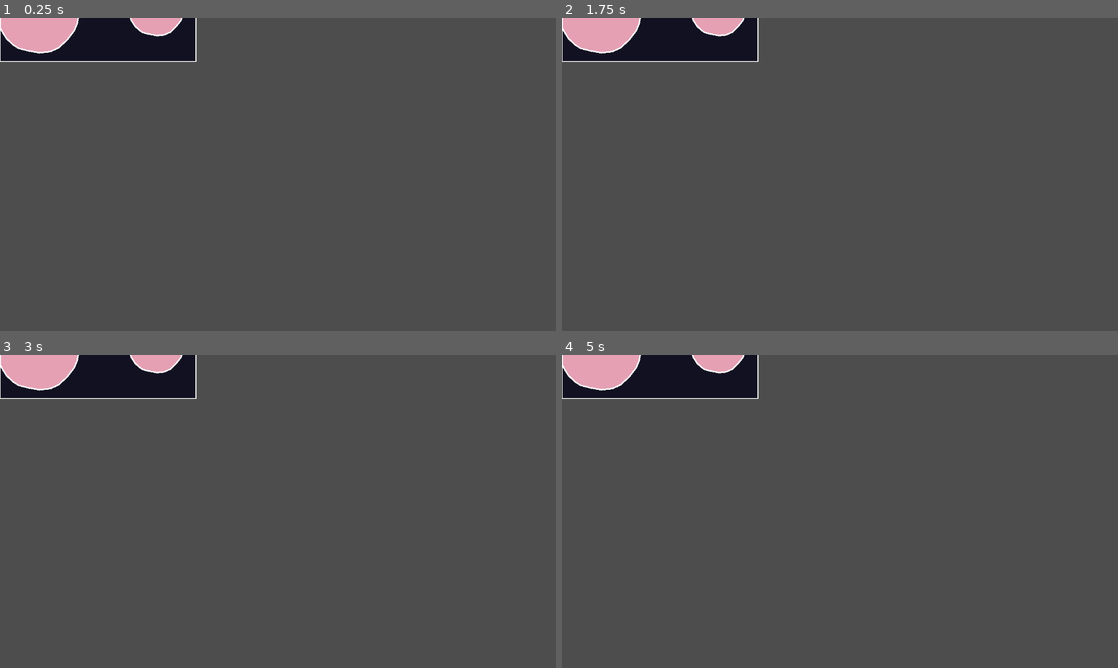
Above: before the commit, frames 1-4 (two rows, left to right).
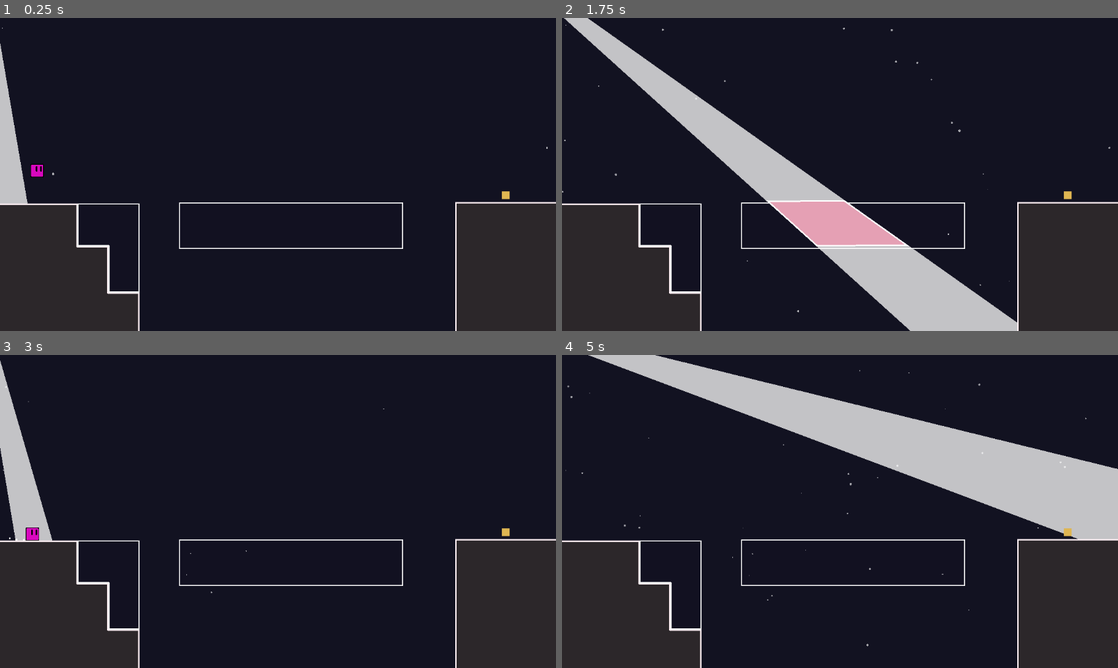
Above: after the commit, the same moments.

Repository: WeDoThingsHere/Godot-Jam-June-2025
Game: Godot game, scene res://scenes/Levels/003_LevelThree.tscn
Two runs of this game, one before a commit and one after it. Both use one fixed random seed, a clock stepped at 60 frames per second and the inputs below. This scene is started directly instead of the project's main scene.
Inputs:
- Up to frame 1 (0.25 s): no input
- Up to frame 2 (1.75 s): tap Enter (ui_accept) at 0.5 s; hold D (move_right) from 0.53 s (still down); tap Space (jump) at 0.77, 1.52 s
- Up to frame 3 (3 s): release D (move_right) at 2.03 s; hold A (move_left) 2.03-2.78 s; hold D (move_right) from 2.78 s (still down)
- Up to frame 4 (5 s): tap Space (jump) at 3.02, 3.77, 4.52 s; release D (move_right) at 4.28 s; hold A (move_left) from 4.28 s (still down)

The runs differ from the first frame. In frame 1, 97% of the frame differs, in the area x 0-100%, y 0-100%; in frame 2, 97%; in frame 3, 97%; in frame 4, 98%.

Commit message:
started working on lvl 3

Diff:
--- a/scenes/Levels/003_LevelThree.tscn
+++ b/scenes/Levels/003_LevelThree.tscn
@@ -6,51 +6,56 @@
 [ext_resource type="PackedScene" uid="uid://nhxnwxvg7tii" path="res://scenes/Prefabs/Player.tscn" id="4_2y5ga"]
 [ext_resource type="PackedScene" uid="uid://bytetusxvp5dp" path="res://scenes/killzone.tscn" id="5_ixxyy"]
 [ext_resource type="PackedScene" uid="uid://da0vb48bj51jb" path="res://scenes/Prefabs/Goal.tscn" id="6_1dhsq"]
+[ext_resource type="PackedScene" uid="uid://bhfabwws43023" path="res://scenes/dust_spawner.tscn" id="6_tb5yy"]
+[ext_resource type="PackedScene" path="res://scenes/true_platform.tscn" id="7_jglaw"]
 
-[sub_resource type="Animation" id="Animation_fsjfv"]
+[sub_resource type="Animation" id="Animation_53cjc"]
+resource_name = "TRILTING"
+length = 6.0
+loop_mode = 1
+tracks/0/type = "value"
+tracks/0/imported = false
+tracks/0/enabled = true
+tracks/0/path = NodePath(".:rotation")
+tracks/0/interp = 1
+tracks/0/loop_wrap = true
+tracks/0/keys = {
+"times": PackedFloat32Array(0, 1.5, 3, 4.5, 6),
+"transitions": PackedFloat32Array(1, 1, 1, 1, 1),
+"update": 0,
+"values": [0.0, -1.5708, -3.14159, -4.71239, -6.28319]
+}
+
+[sub_resource type="Animation" id="Animation_lksnt"]
 length = 0.001
 tracks/0/type = "value"
 tracks/0/imported = false
 tracks/0/enabled = true
-tracks/0/path = NodePath(".:position")
+tracks/0/path = NodePath(".:rotation")
 tracks/0/interp = 1
 tracks/0/loop_wrap = true
 tracks/0/keys = {
 "times": PackedFloat32Array(0),
 "transitions": PackedFloat32Array(1),
 "update": 0,
-"values": [Vector2(97, -147)]
+"values": [0.0]
 }
 
-[sub_resource type="Animation" id="Animation_6jvd8"]
-resource_name = "platform_move"
-length = 2.0
-loop_mode = 1
-tracks/0/type = "value"
-tracks/0/imported = false
-tracks/0/enabled = true
-tracks/0/path = NodePath(".:position")
-tracks/0/interp = 2
-tracks/0/loop_wrap = true
-tracks/0/keys = {
-"times": PackedFloat32Array(0, 1, 2),
-"transitions": PackedFloat32Array(1, 1, 1),
-"update": 0,
-"values": [Vector2(97, -147), Vector2(288, -152), Vector2(97, -147)]
+[sub_resource type="AnimationLibrary" id="AnimationLibrary_jybrk"]
+_data = {
+&"RESET": SubResource("Animation_lksnt"),
+&"TRILTING": SubResource("Animation_53cjc")
 }
-
-[sub_resource type="AnimationLibrary" id="AnimationLibrary_urr3w"]
-_data = {
-&"RESET": SubResource("Animation_fsjfv"),
-&"platform_move": SubResource("Animation_6jvd8")
-}
-
-[sub_resource type="WorldBoundaryShape2D" id="WorldBoundaryShape2D_urr3w"]
 
 [sub_resource type="Gradient" id="Gradient_fsjfv"]
 
 [sub_resource type="GradientTexture2D" id="GradientTexture2D_urr3w"]
 gradient = SubResource("Gradient_fsjfv")
+
+[sub_resource type="WorldBoundaryShape2D" id="WorldBoundaryShape2D_hkq2j"]
+normal = Vector2(0.999884, -0.0152654)
+
+[sub_resource type="WorldBoundaryShape2D" id="WorldBoundaryShape2D_urr3w"]
 
 [node name="Level Three" type="Node2D"]
 
@@ -59,75 +64,61 @@
 [node name="Platforms" type="Node2D" parent="."]
 
 [node name="PlatformBox" parent="Platforms" instance=ExtResource("2_r1e1t")]
-position = Vector2(108, 10)
+position = Vector2(96, 73)
 
 [node name="PlatformArea" parent="Platforms/PlatformBox" index="0"]
 position = Vector2(59, 57)
 
 [node name="Bounds" parent="Platforms/PlatformBox/PlatformArea" index="0"]
-polygon = PackedVector2Array(-168, -72, 240, -72, 240, 24, -168, 24)
+polygon = PackedVector2Array(-360, -72, 104, -72, 104, 24, -360, 24)
 uv = PackedVector2Array(-168, -72, 240, -72, 240, 24, -168, 24)
 
-[node name="PlatformBox3" parent="Platforms" instance=ExtResource("2_r1e1t")]
-position = Vector2(400, -109)
-
-[node name="PlatformArea" parent="Platforms/PlatformBox3" index="0"]
-position = Vector2(59, 57)
-
-[node name="Bounds" parent="Platforms/PlatformBox3/PlatformArea" index="0"]
-polygon = PackedVector2Array(-200, -72, -64, -72, -64, -24, -200, -24)
-uv = PackedVector2Array(-200, -72, -64, -72, -64, -24, -200, -24)
-
 [node name="PlatformBox2" parent="Platforms" instance=ExtResource("2_r1e1t")]
-position = Vector2(97, -147)
+position = Vector2(-106, 147)
 
 [node name="PlatformArea" parent="Platforms/PlatformBox2" index="0"]
 position = Vector2(59, 57)
 
 [node name="Bounds" parent="Platforms/PlatformBox2/PlatformArea" index="0"]
-polygon = PackedVector2Array(-136, -48, -8, -48, -8, -8, -136, -8)
-uv = PackedVector2Array(-136, -48, -8, -48, -32, -8, -136, -8)
-
-[node name="AnimationPlayer" type="AnimationPlayer" parent="Platforms/PlatformBox2"]
-libraries = {
-&"": SubResource("AnimationLibrary_urr3w")
-}
-autoplay = "platform_move"
+polygon = PackedVector2Array(-240, 40, -240, -144, -368, -144, -368, -56, -304, -56, -304, 40)
+uv = PackedVector2Array(-240, 24, -240, -96, -368, -96, -368, -32, -296, -32, -296, 24)
 
 [node name="Lights" type="Node2D" parent="."]
+position = Vector2(-67, -263)
 
-[node name="Light1" parent="Lights" instance=ExtResource("3_115sl")]
-position = Vector2(136, -12)
+[node name="TiltingLight" parent="Lights" instance=ExtResource("3_115sl")]
+position = Vector2(-533, -106)
 
-[node name="Polygon2D" parent="Lights/Light1/LitArea" index="1"]
-modulate = Color(1, 1, 1, 0.27451)
-polygon = PackedVector2Array(-140.033, -27.8162, -130.946, -50.5354, -120.79, -60.5775, -108.067, -69.6652, -88.0742, -79.6616, -64.446, -83.2967, -45.3619, -82.388, -18.0988, -75.1178, 2.80305, -61.4862, 13.7082, -48.7634, 22.2247, -32.3402, 28.0078, -10.8602, 29.0497, 5.62675, 25.3629, 23.9838, 19.2022, 39.0694, 4.73879, 57.8186, -13.0179, 74.594, -31.3319, 83.0555, -54.4642, 85.534, -77.5966, 81.4033, -98.112, 76.2463, -109.678, 68.8109, -123.723, 55.5924, -134.463, 38.2432, -139.42, 25.8509, -143.669, 13.0786, -143.669, -4.18807)
-uv = PackedVector2Array(-128, -16, -120, -40, -112, -48, -104, -48, -88, -56, -64, -72, -56, -72, -40, -64, -32, -64, -24, -56, -16, -48, -16, -40, 0, -8, 0, 16, -8, 24, -16, 40, -24, 56, -40, 56, -48, 56, -64, 56, -72, 56, -88, 56, -104, 32, -112, 24, -120, 16, -120, 8, -120, 0)
+[node name="Polygon2D" parent="Lights/TiltingLight/LitArea" index="1"]
+modulate = Color(1, 1, 1, 0.745098)
+polygon = PackedVector2Array(-14.5551, -3.9146, 7.59131, -3.99697, 72.6787, 1698.34, -150.191, 1698.34)
+uv = PackedVector2Array(-12.2161, -3.31395, 7.59131, -3.99697, 72.6787, 1698.34, -150.191, 1698.34)
 
-[node name="Light2" parent="Lights" instance=ExtResource("3_115sl")]
-position = Vector2(382, -21)
+[node name="AnimationPlayer" type="AnimationPlayer" parent="Lights/TiltingLight"]
+libraries = {
+&"": SubResource("AnimationLibrary_jybrk")
+}
+autoplay = "TRILTING"
+speed_scale = 0.5
 
-[node name="Polygon2D" parent="Lights/Light2/LitArea" index="1"]
-modulate = Color(1, 1, 1, 0.27451)
-polygon = PackedVector2Array(-114.916, -18.5103, -108.707, -34.0333, -101.768, -40.8946, -93.0751, -47.1038, -79.4148, -53.9339, -63.2708, -56.4176, -50.2315, -55.7967, -31.6039, -50.8293, -17.3226, -41.5155, -9.87163, -32.8226, -4.05266, -21.6014, -0.101332, -6.92506, 0.610497, 4.33969, -1.90847, 16.8822, -6.11785, 27.1895, -16, 40, -28.1323, 51.4618, -40.6454, 57.2432, -56.4507, 58.9366, -72.256, 56.1143, -86.2732, 52.5908, -94.1758, 47.5105, -103.772, 38.4789, -111.11, 26.625, -114.497, 18.1579, -117.4, 9.43119, -117.4, -2.36632)
-uv = PackedVector2Array(-128, -16, -120, -40, -112, -48, -104, -48, -88, -56, -64, -72, -56, -72, -40, -64, -32, -64, -24, -56, -16, -48, -16, -40, 0, -8, 0, 16, -8, 24, -16, 40, -24, 56, -40, 56, -48, 56, -64, 56, -72, 56, -88, 56, -104, 32, -112, 24, -120, 16, -120, 8, -120, 0)
+[node name="TiltingLight2" parent="Lights" instance=ExtResource("3_115sl")]
+position = Vector2(689, -106)
+scale = Vector2(-1, -1)
 
-[node name="Light3" parent="Lights" instance=ExtResource("3_115sl")]
-position = Vector2(39, -173)
+[node name="Polygon2D" parent="Lights/TiltingLight2/LitArea" index="1"]
+modulate = Color(1, 1, 1, 0.745098)
+polygon = PackedVector2Array(-14.5551, -3.9146, 7.59131, -3.99697, 72.6787, 1698.34, -150.191, 1698.34)
+uv = PackedVector2Array(-12.2161, -3.31395, 7.59131, -3.99697, 72.6787, 1698.34, -150.191, 1698.34)
 
-[node name="Polygon2D" parent="Lights/Light3/LitArea" index="1"]
-modulate = Color(1, 1, 1, 0.27451)
-polygon = PackedVector2Array(-112, -40, -112, 56, 0, 56, 0, -40)
-uv = PackedVector2Array(-112, -40, -112, 56, 0, 56, 0, -40)
+[node name="AnimationPlayer" type="AnimationPlayer" parent="Lights/TiltingLight2"]
+libraries = {
+&"": SubResource("AnimationLibrary_jybrk")
+}
+autoplay = "TRILTING"
+speed_scale = 0.5
 
-[node name="Player" parent="." instance=ExtResource("4_2y5ga")]
-position = Vector2(71, -73)
-
-[node name="Killzone" parent="." instance=ExtResource("5_ixxyy")]
-position = Vector2(147, 88)
-
-[node name="CollisionShape2D" type="CollisionShape2D" parent="Killzone"]
-shape = SubResource("WorldBoundaryShape2D_urr3w")
+[node name="Player" parent="." groups=["Player"] instance=ExtResource("4_2y5ga")]
+position = Vector2(-499, -65)
 
 [node name="PointLight2D" type="PointLight2D" parent="."]
 visible = false
@@ -136,15 +127,67 @@
 texture = SubResource("GradientTexture2D_urr3w")
 
 [node name="Goal" parent="." instance=ExtResource("6_1dhsq")]
-position = Vector2(438, -17)
+position = Vector2(472, 43)
 Level_To_Unlock = "Level_Two"
 
+[node name="Camera2D" type="Camera2D" parent="."]
+
+[node name="DustSpawner" parent="." instance=ExtResource("6_tb5yy")]
+position = Vector2(2, -11)
+
+[node name="True Platforms" type="Node2D" parent="."]
+z_index = 1
+
+[node name="TruePlatform" parent="True Platforms" instance=ExtResource("7_jglaw")]
+position = Vector2(-311, 140)
+
+[node name="bounds" parent="True Platforms/TruePlatform/StaticBody2D" index="0"]
+polygon = PackedVector2Array(24, 104, -40, 104, -40, 8, -104, 8, -104, -80, -344, -80, -344, 256, 32, 256, 24, 216)
+uv = PackedVector2Array(24, 104, -48, 104, -48, 8, -104, 8, -104, -80, -344, -80, -344, 256, 32, 256, 24, 216)
+
+[node name="TruePlatform2" parent="True Platforms" instance=ExtResource("7_jglaw")]
+position = Vector2(655, 121)
+
+[node name="bounds" parent="True Platforms/TruePlatform2/StaticBody2D" index="0"]
+polygon = PackedVector2Array(-288, -64, 0, -64, 0, 144, 0, 312, -208, 312, -288, 304)
+uv = PackedVector2Array(-264, -64, 0, -64, 0, 144, 0, 312, -208, 312, -272, 312)
+
+[node name="WorldBounds" type="Node2D" parent="."]
+
+[node name="RightBounds" type="StaticBody2D" parent="WorldBounds"]
+position = Vector2(-576, 0)
+collision_mask = 2
+
+[node name="CollisionShape2D" type="CollisionShape2D" parent="WorldBounds/RightBounds"]
+shape = SubResource("WorldBoundaryShape2D_hkq2j")
+
+[node name="LeftBounds" type="StaticBody2D" parent="WorldBounds"]
+position = Vector2(577, 0)
+rotation = 3.14159
+collision_mask = 2
+
+[node name="CollisionShape2D" type="CollisionShape2D" parent="WorldBounds/LeftBounds"]
+shape = SubResource("WorldBoundaryShape2D_hkq2j")
+
+[node name="Killzone" parent="WorldBounds" instance=ExtResource("5_ixxyy")]
+position = Vector2(0, 323)
+
+[node name="CollisionShape2D" type="CollisionShape2D" parent="WorldBounds/Killzone"]
+shape = SubResource("WorldBoundaryShape2D_urr3w")
+
+[node name="Background" type="ColorRect" parent="."]
+z_index = -1
+offset_left = -3249.0
+offset_top = -2256.0
+offset_right = 3379.0
+offset_bottom = 1949.0
+color = Color(0.0705882, 0.0705882, 0.129412, 1)
+
 [editable path="Platforms/PlatformBox"]
-[editable path="Platforms/PlatformBox3"]
 [editable path="Platforms/PlatformBox2"]
-[editable path="Lights/Light1"]
-[editable path="Lights/Light1/LitArea"]
-[editable path="Lights/Light2"]
-[editable path="Lights/Light2/LitArea"]
-[editable path="Lights/Light3"]
-[editable path="Lights/Light3/LitArea"]
+[editable path="Lights/TiltingLight"]
+[editable path="Lights/TiltingLight/LitArea"]
+[editable path="Lights/TiltingLight2"]
+[editable path="Lights/TiltingLight2/LitArea"]
+[editable path="True Platforms/TruePlatform"]
+[editable path="True Platforms/TruePlatform2"]
--- a/scenes/Levels/start_menu.tscn
+++ b/scenes/Levels/start_menu.tscn
@@ -17,6 +17,21 @@
 border_width_bottom = 4
 border_color = Color(0, 0, 0, 1)
 
+[sub_resource type="Animation" id="Animation_tmywb"]
+length = 0.001
+tracks/0/type = "value"
+tracks/0/imported = false
+tracks/0/enabled = true
+tracks/0/path = NodePath(".:position")
+tracks/0/interp = 1
+tracks/0/loop_wrap = true
+tracks/0/keys = {
+"times": PackedFloat32Array(0),
+"transitions": PackedFloat32Array(1),
+"update": 0,
+"values": [Vector2(0, 0)]
+}
+
 [sub_resource type="Animation" id="Animation_wlrfa"]
 resource_name = "movingduh"
 length = 6.0
@@ -34,27 +49,27 @@
 "values": [Vector2(387, 207), Vector2(431.795, 145.125), Vector2(311.605, 190.19), Vector2(413.26, 235.19), Vector2(387, 207)]
 }
 
-[sub_resource type="Animation" id="Animation_tmywb"]
-length = 0.001
-tracks/0/type = "value"
-tracks/0/imported = false
-tracks/0/enabled = true
-tracks/0/path = NodePath(".:position")
-tracks/0/interp = 1
-tracks/0/loop_wrap = true
-tracks/0/keys = {
-"times": PackedFloat32Array(0),
-"transitions": PackedFloat32Array(1),
-"update": 0,
-"values": [Vector2(0, 0)]
-}
-
 [sub_resource type="AnimationLibrary" id="AnimationLibrary_3vial"]
 _data = {
 &"RESET": SubResource("Animation_tmywb"),
 &"movingduh": SubResource("Animation_wlrfa")
 }
 
+[sub_resource type="Animation" id="Animation_ms7f2"]
+length = 0.001
+tracks/0/type = "value"
+tracks/0/imported = false
+tracks/0/enabled = true
+tracks/0/path = NodePath(".:position")
+tracks/0/interp = 1
+tracks/0/loop_wrap = true
+tracks/0/keys = {
+"times": PackedFloat32Array(0),
+"transitions": PackedFloat32Array(1),
+"update": 0,
+"values": [Vector2(330, 173)]
+}
+
 [sub_resource type="Animation" id="Animation_3vial"]
 resource_name = "new_animation"
 length = 6.5
@@ -72,27 +87,27 @@
 "values": [Vector2(330, 173), Vector2(297.02, 217.08), Vector2(380.12, 185.485), Vector2(330, 173)]
 }
 
-[sub_resource type="Animation" id="Animation_ms7f2"]
-length = 0.001
-tracks/0/type = "value"
-tracks/0/imported = false
-tracks/0/enabled = true
-tracks/0/path = NodePath(".:position")
-tracks/0/interp = 1
-tracks/0/loop_wrap = true
-tracks/0/keys = {
-"times": PackedFloat32Array(0),
-"transitions": PackedFloat32Array(1),
-"update": 0,
-"values": [Vector2(330, 173)]
-}
-
 [sub_resource type="AnimationLibrary" id="AnimationLibrary_5e4i3"]
 _data = {
 &"RESET": SubResource("Animation_ms7f2"),
 &"new_animation": SubResource("Animation_3vial")
 }
 
+[sub_resource type="Animation" id="Animation_qbuss"]
+length = 0.001
+tracks/0/type = "value"
+tracks/0/imported = false
+tracks/0/enabled = true
+tracks/0/path = NodePath(".:position")
+tracks/0/interp = 1
+tracks/0/loop_wrap = true
+tracks/0/keys = {
+"times": PackedFloat32Array(0),
+"transitions": PackedFloat32Array(1),
+"update": 0,
+"values": [Vector2(400, 228)]
+}
+
 [sub_resource type="Animation" id="Animation_6c34g"]
 resource_name = "new_animation"
 length = 6.0
@@ -108,21 +123,6 @@
 "transitions": PackedFloat32Array(1, 1, 1, 1, 1, 1),
 "update": 0,
 "values": [Vector2(400, 228), Vector2(372.995, 269.78), Vector2(354.87, 181.43), Vector2(425.665, 202.885), Vector2(401.035, 242.13), Vector2(400, 228)]
-}
-
-[sub_resource type="Animation" id="Animation_qbuss"]
-length = 0.001
-tracks/0/type = "value"
-tracks/0/imported = false
-tracks/0/enabled = true
-tracks/0/path = NodePath(".:position")
-tracks/0/interp = 1
-tracks/0/loop_wrap = true
-tracks/0/keys = {
-"times": PackedFloat32Array(0),
-"transitions": PackedFloat32Array(1),
-"update": 0,
-"values": [Vector2(400, 228)]
 }
 
 [sub_resource type="AnimationLibrary" id="AnimationLibrary_i11vo"]
Not shown: 1 places in scenes/Levels/001_LevelOne.tscn that only renumber resources
Not shown: 1 places in scenes/Levels/003_LevelThree.tscn that only renumber resources
